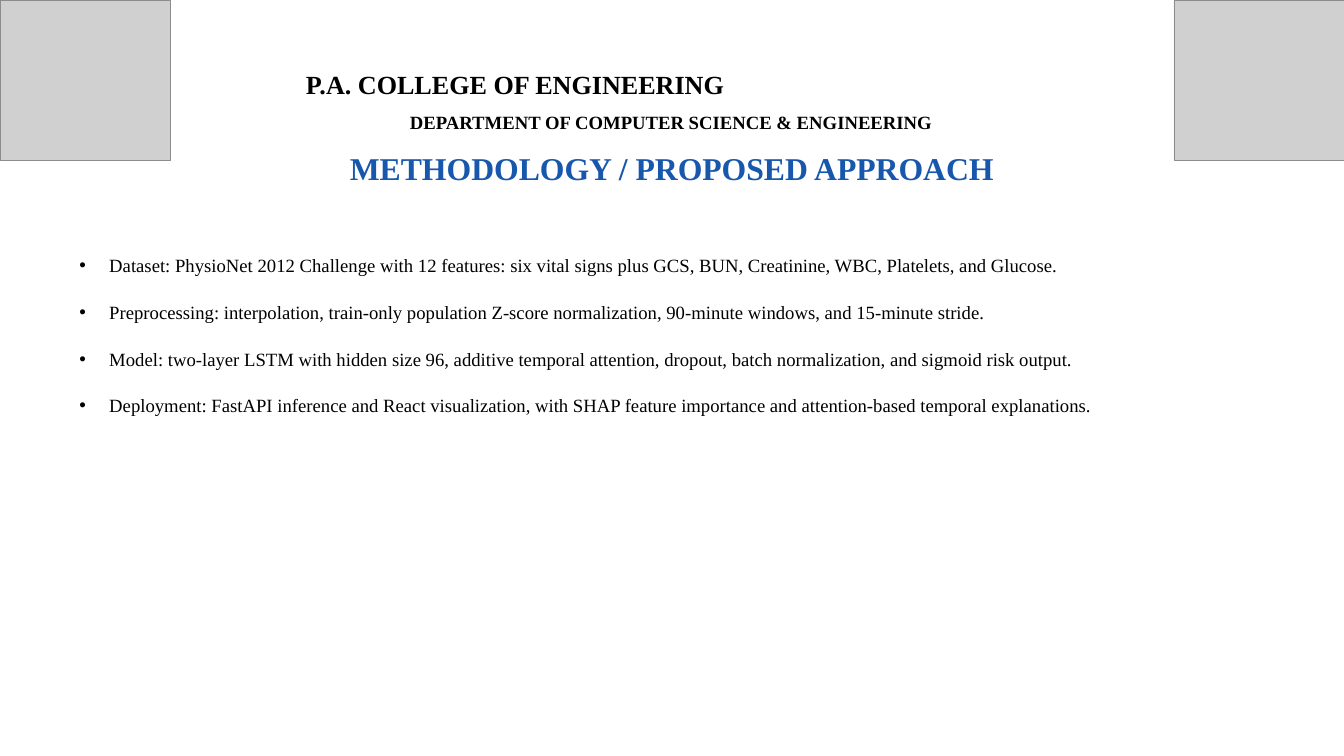
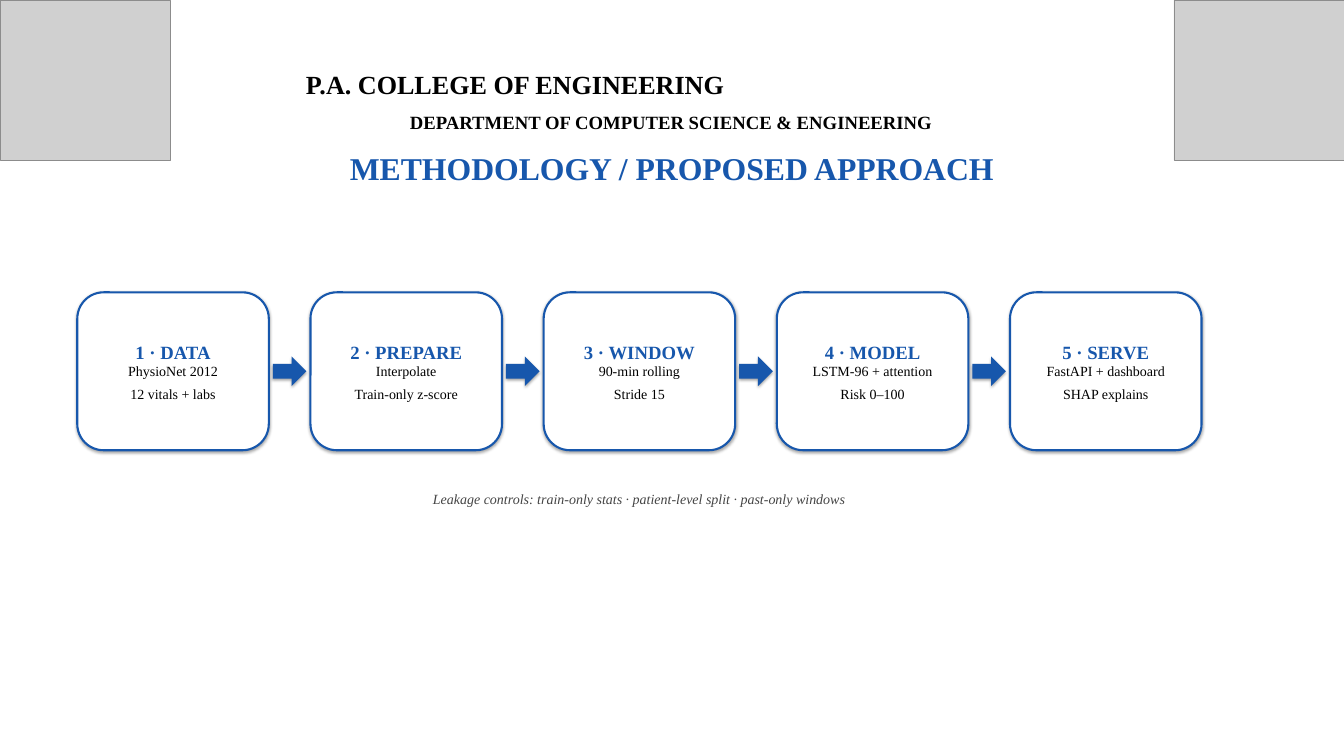
Before and after one commit to Dinaltium/SynCura, a slide deck: slide 7 of ppt/SynCura_Deck_V2.pptx. Drawn at 1344x756 pixels with LibreOffice and Linux fonts; fonts in the diff are those of the drawing; grey boxes stand for pictures. Boxes give left, top, right and bottom in pixels: in the first picture for what was removed or moved away, otherwise in the second. Text is boxed around its words. In the diff, an @@ line names an element or a change of style, - is before the commit and + after.

Commit message:
feat: methodology slide flowchart (5-step pipeline) replaces text bullets

```diff
--- a/ppt/SynCura_Deck_V2.pptx
+++ b/ppt/SynCura_Deck_V2.pptx
@@ text removed at box(109, 259, 1090, 416) @@
-• Dataset: PhysioNet 2012 Challenge with 12 features: six vital signs plus GCS, BUN, Creatinine, WBC, Platelets, and Glucose.
-• Preprocessing: interpolation, train-only population Z-score normalization, 90-minute windows, and 15-minute stride.
-• Model: two-layer LSTM with hidden size 96, additive temporal attention, dropout, batch normalization, and sigmoid risk output.
-• Deployment: FastAPI inference and React visualization, with SHAP feature importance and attention-based temporal explanations.
@@ rounded rectangle added at box(77, 292, 269, 450), fill #FFFFFF, outline #1757AC 2.25 pt, 15 pt, text #000000 @@
+1 · DATA
+PhysioNet 2012
+12 vitals + labs
@@ rounded rectangle added at box(310, 292, 502, 450), fill #FFFFFF, outline #1757AC 2.25 pt, 15 pt, text #000000 @@
+2 · PREPARE
+Interpolate
+Train-only z-score
@@ rounded rectangle added at box(544, 292, 735, 450), fill #FFFFFF, outline #1757AC 2.25 pt, 15 pt, text #000000 @@
+3 · WINDOW
+90-min rolling
+Stride 15
@@ rounded rectangle added at box(777, 292, 968, 450), fill #FFFFFF, outline #1757AC 2.25 pt, 15 pt, text #000000 @@
+4 · MODEL
+LSTM-96 + attention
+Risk 0–100
@@ rounded rectangle added at box(1010, 292, 1202, 450), fill #FFFFFF, outline #1757AC 2.25 pt, 15 pt, text #000000 @@
+5 · SERVE
+FastAPI + dashboard
+SHAP explains
@@ right arrow added at box(273, 356, 306, 386), fill #1757AC @@
@@ right arrow added at box(506, 356, 540, 386), fill #1757AC @@
@@ right arrow added at box(739, 356, 773, 386), fill #1757AC @@
@@ right arrow added at box(972, 356, 1006, 386), fill #1757AC @@
@@ text added at box(433, 494, 845, 507), 15 pt, text #444444, italic @@
+Leakage controls: train-only stats · patient-level split · past-only windows
```
